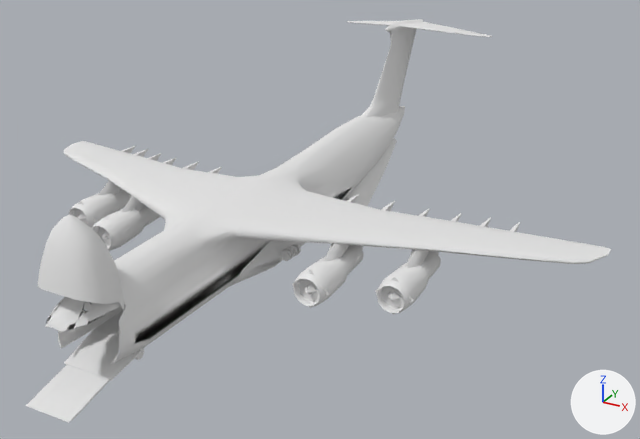
An edit to the glTF model src/main/resources/combinedassault_packs/combinedassault/assets/combinedassault/models/aircraft/c5/c5.glb, drawn before and after from the same camera.
Before and after are seen from a 50 mm lens placed at (46.9, -47.8, 42.3), pointed at (4.8, 28.8, 4.1). Lighting does not change. The marker at lower right points along +X, +Y and +Z. The picture after the commit comes second. Both versions are drawn at frame 48 of the action 'cargo_doors'; the numbers are the values there. Objects named as collision shapes, trigger or cutter boxes, shadow casters or lower levels of detail are left out.

Names of what the first picture shows: 'airframe', 'body', 'clamshell_l', 'nose_ramp', 'nose_ramp_ext', 'visor' and 6 more.
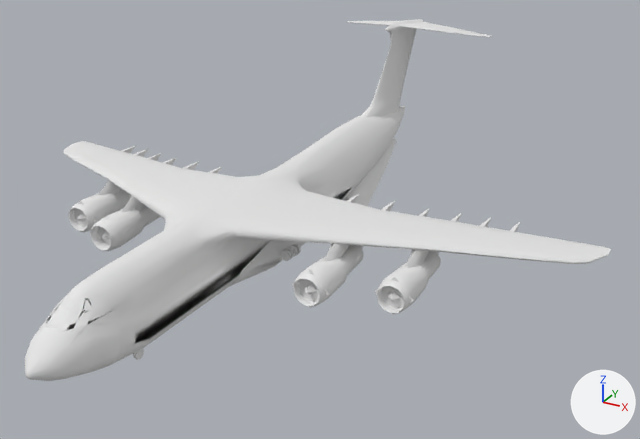
Where the change shows, as pixel boxes (x1, y1, x2, y2) in the pictures (640 x 439 px):
'visor', turned: before (38, 215, 125, 310); after (25, 304, 126, 381)
'nose_ramp_ext', turned (not visible afterwards): before (26, 365, 109, 423)
'nose_ramp', turned (not visible afterwards): before (64, 330, 145, 381)

The change, as a diff of the scene's bpy script:
```diff
--- a/src/main/resources/combinedassault_packs/combinedassault/assets/combinedassault/models/aircraft/c5/c5.glb.py
+++ b/src/main/resources/combinedassault_packs/combinedassault/assets/combinedassault/models/aircraft/c5/c5.glb.py
@@ ob_visor @@
 ob_visor.location = (0.0, 0.0, 0.0)
-ob_visor.rotation_euler = (1.571, 0.0, 0.0)  # degrees (90, 0, 0)
@@ ob_nose_ramp @@
 ob_nose_ramp.location = (0.0, 0.0, 0.0)
-ob_nose_ramp.rotation_euler = (0.349, 0.0, 0.0)  # degrees (20, 0, 0)
@@ ob_nose_ramp_ext @@
 ob_nose_ramp_ext.location = (0.0, 0.0, 0.0)
-ob_nose_ramp_ext.rotation_euler = (-0.838, 0.0, 0.0)  # degrees (-48, 0, 0)
```
